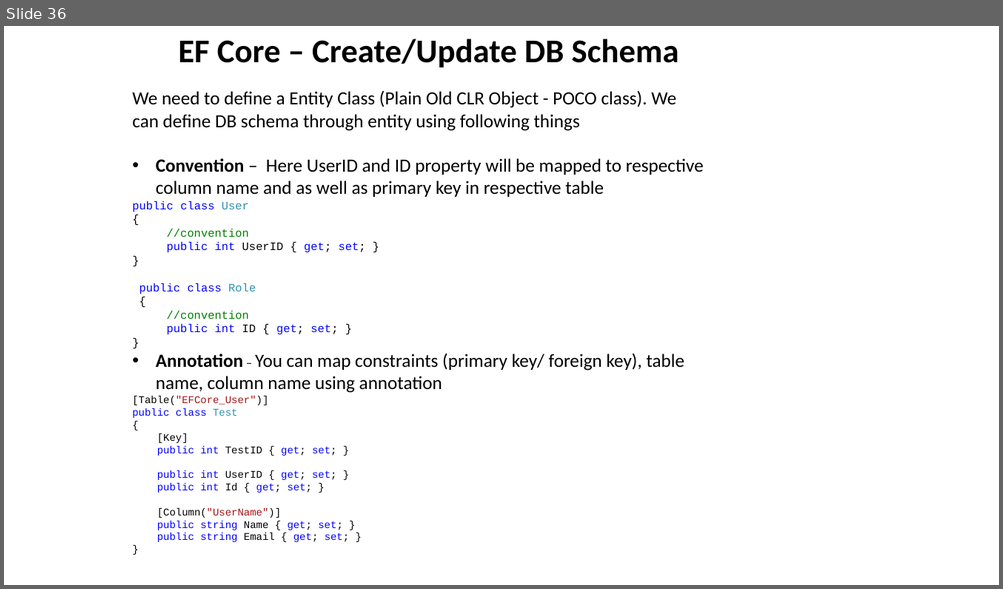
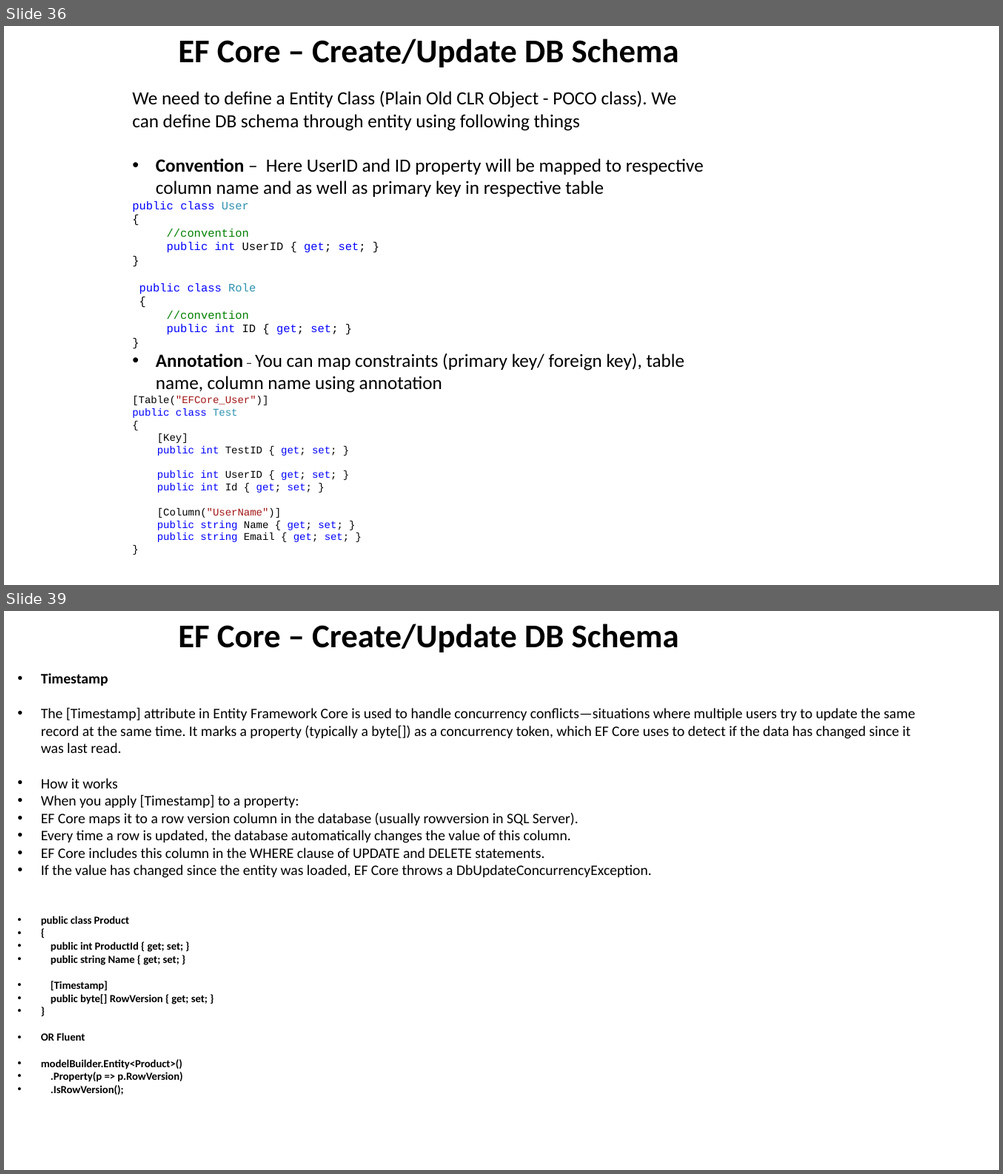
Before and after one commit to NareshESSPL/DotNetTraining, a slide deck: Documents/MVC.pptm. Shown one above the other, each under a label of ours: slide 36 before the commit, slides 36 and 39 after it; the slides between them are not shown. The pictures are 1003x589 and 1003x1174 pixels, drawn with LibreOffice and Linux fonts; fonts in the diff are those of the drawing. Boxes give left, top, right and bottom in pixels: in the first picture for what was removed or moved away, otherwise in the second. Text is boxed around its words. In the diff, an @@ line names an element or a change of style, - is before the commit and + after.

```diff
--- a/Documents/MVC.pptm
+++ b/Documents/MVC.pptm
@@ slide 39 added at [4,611,999,1170], background #FFFFFF @@
@@ text added at [178,624,679,652], 32 pt, text #000000, bold @@
+EF Core – Create/Update DB Schema
@@ text added at [41,673,915,1095], 14 pt, text #000000 @@
+• Timestamp
+• The [Timestamp] attribute in Entity Framework Core is used to handle concurrency conflicts—situations where multiple users try to update the same record at the same time. It marks a property (typically a byte[]) as a concurrency token, which EF Core uses to detect if the data has changed since it was last read.
+• How it works
+• When you apply [Timestamp] to a property:
+• EF Core maps it to a row version column in the database (usually rowversion in SQL Server).
+• Every time a row is updated, the database automatically changes the value of this column.
+• EF Core includes this column in the WHERE clause of UPDATE and DELETE statements.
+• If the value has changed since the entity was loaded, EF Core throws a DbUpdateConcurrencyException.
+• public class Product
+• {
+• public int ProductId { get; set; }
+• public string Name { get; set; }
+• [Timestamp]
+• public byte[] RowVersion { get; set; }
+• }
+• OR Fluent
+• modelBuilder.Entity<Product>()
+• .Property(p => p.RowVersion)
+• .IsRowVersion();
```
Also in this commit, not shown: 7 other slides added, 1 slide removed, 15 other files.
